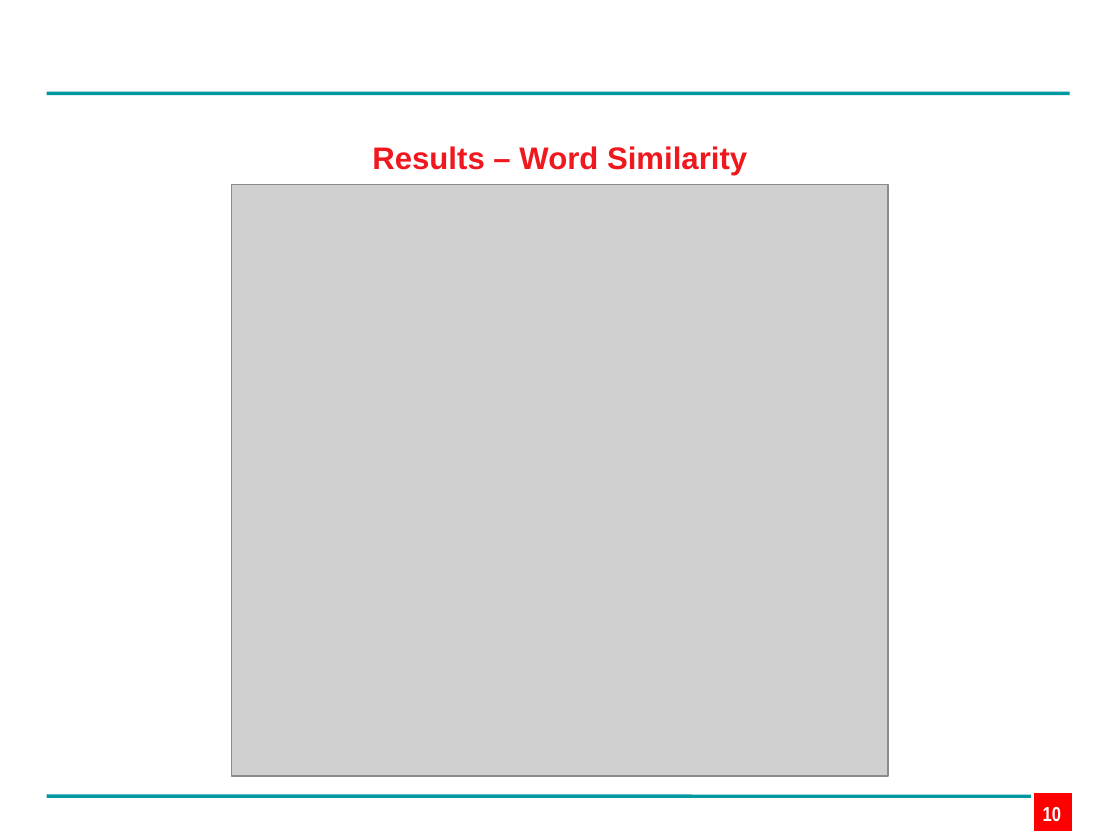
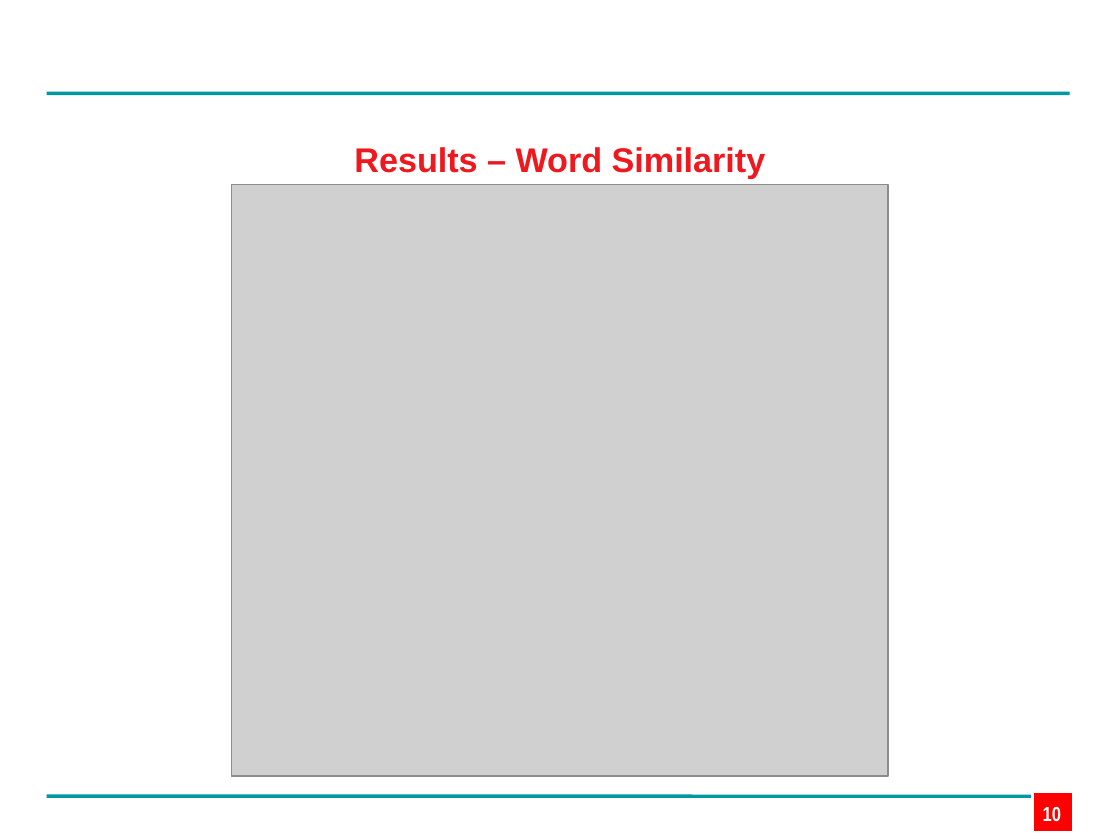
Before and after one commit to edpape007/NLP, a slide deck: slide 10 of Presentation_Subword.pptx. Drawn at 1120x840 pixels with LibreOffice and Linux fonts; fonts in the diff are those of the drawing; grey boxes stand for pictures; background and template pictures are left out. Boxes give left, top, right and bottom in pixels: in the first picture for what was removed or moved away, otherwise in the second. Text is boxed around its words. In the diff, an @@ line names an element or a change of style, - is before the commit and + after.

```diff
--- a/Presentation_Subword.pptx
+++ b/Presentation_Subword.pptx
@@ text "Results – Word Similarity" at (354,147,766,178): size 20 to 22 pt @@
```
Also in this commit, not shown: 10 other slides changed.
